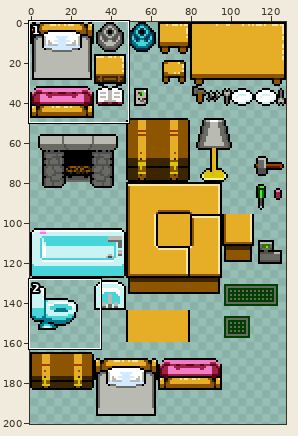
Edited in one commit: sprite sheet (assets/images/interiorDecorations.png). Above: a wide view before the commit, with the close-up outlined.
Close-up. Before the commit:
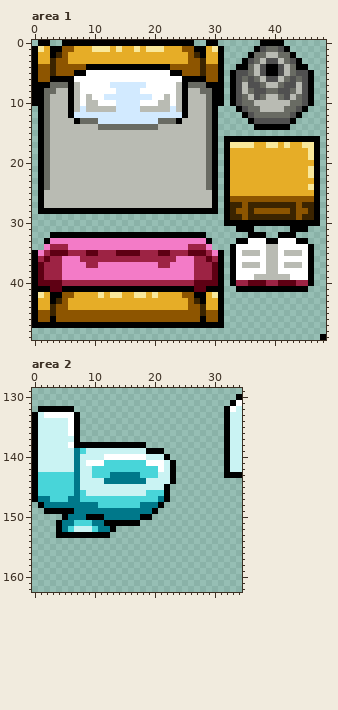
The file is 128x208 pixels. Colours within 5 levels of each other are drawn and written as one. Shown: area 1: x 0..48, y 0..49; area 2: x 0..34, y 129..162. The wide view leaves out empty margins.
And afterwards:
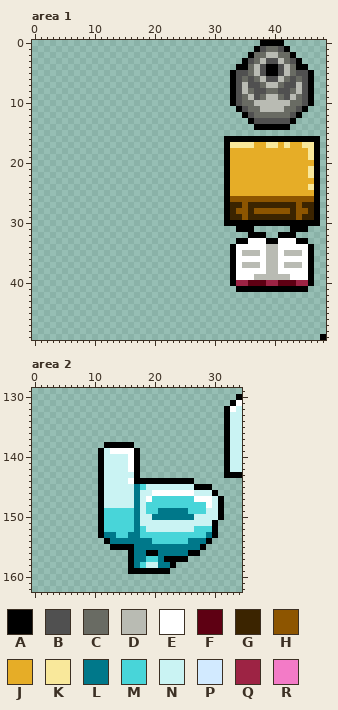
Palette (. is transparent): A #000000  B #505050  C #696b63  D #b9bbb3  E #ffffff  F #5e0013  G #3b2400  H #8d5500  J #e6ad27  K #f9e89b  L #00788a  M #48d5d9  N #caf3f3  P #d2eaff  Q #9d2344  R #f37bc7
From old to new:
--- area 1
@@ x 0..33 @@
- 0 .AA..AAAAAAAAAAAAAAAAAAAAAA..AA...
- 1 AKJAAHHJJJKKKJKJJKJKKKJJJHHAAJKA..
- 2 AJJAGHJJJJJJJJJJJJJJJJJJJJHGAJJA..
- 3 AJJGHHJJJJJJJJJJJJJJJJJJJJHHGJJA..
- 4 AHHGHHHHHAAAAAAAAAAAAAAHHHHHGHHA..
- 5 AHHGHHHAAEEEEEEEEEEEEEEAAHHHGHHA.A
- 6 AHHAAAAEEEEEEEEEEEEEEEEEEAAAAHHA.A
- 7 AAACCCADEEEEEPPPPPPEEEEEDACCCAAA.A
- 8 AACCDDADEEEEEEPPPPEEEEEEDADDCCAA.A
- 9 AACDDDADEDEEPPPPPPPPEEDEDADDDCAA.A
-10 AACDDDADEDDEEEPPPPEEEDDEDADDDCAA.A
-11 .ACDDDADPDDDDDPPPPDDDDDPDADDDCA...
-12 .ACDDDAPPPPPPPPPPPPPPPPPPADDDCA...
-13 .ACDDDDACCCPPPPPPPPPPCCCADDDDCA...
-14 .ACDDDDDDDDCCCCCCCCCCDDDDDDDDCA...
-15 .ACDDDDDDDDDDDDDDDDDDDDDDDDDDCA...
-16 .ACDDDDDDDDDDDDDDDDDDDDDDDDDDCA.AA
-17 .ACDDDDDDDDDDDDDDDDDDDDDDDDDDCA.AK
-18 .ACDDDDDDDDDDDDDDDDDDDDDDDDDDCA.AJ
-19 .ACDDDDDDDDDDDDDDDDDDDDDDDDDDCA.AJ
-20 .ACDDDDDDDDDDDDDDDDDDDDDDDDDDCA.AJ
-21 .ACDDDDDDDDDDDDDDDDDDDDDDDDDDCA.AJ
-22 .ACDDDDDDDDDDDDDDDDDDDDDDDDDDCA.AJ
-23 .ACDDDDDDDDDDDDDDDDDDDDDDDDDDCA.AJ
-24 .ACDDDDDDDDDDDDDDDDDDDDDDDDDDCA.AJ
-25 .ADDDDDDDDDDDDDDDDDDDDDDDDDDDDA.AJ
-26 .ADDDDDDDDDDDDDDDDDDDDDDDDDDDDA.AH
-27 .ADDDDDDDDDDDDDDDDDDDDDDDDDDDDA.AG
-28 .AAAAAAAAAAAAAAAAAAAAAAAAAAAAAA.AG
+ 0 ..................................
+ 1 ..................................
+ 2 ..................................
+ 3 ..................................
+ 4 ..................................
+ 5 .................................A
+ 6 .................................A
+ 7 .................................A
+ 8 .................................A
+ 9 .................................A
+10 .................................A
+11 ..................................
+12 ..................................
+13 ..................................
+14 ..................................
+15 ..................................
+16 ................................AA
+17 ................................AK
+18 ................................AJ
+19 ................................AJ
+20 ................................AJ
+21 ................................AJ
+22 ................................AJ
+23 ................................AJ
+24 ................................AJ
+25 ................................AJ
+26 ................................AH
+27 ................................AG
+28 ................................AG
 29 ................................AG
@@ x 0..33 @@
 31 ..................................
-32 ...AAAAAAAAAAAAAAAAAAAAAAAAAA.....
-33 ..ARRRRRRRRRRRRRRRRRRRRRRRRRRA....
-34 ..RQQQRRRRRRRRRRRRRRRRRRRRQQQR...A
-35 ARQFFFQQQFFQQQFFFFQQQFFQQQFFFQRA.A
-36 AQFQQRRRQQQQQQQQQQQQQQQQRRRQQFQA.A
-37 AFQQQRRRRQQRRRRRRRRRRQQRRRRQQQFA.A
-38 AFQQQRRRRRRRRRRRRRRRRRRRRRRQQQFA.A
-39 AFQQQRRRRRRRRRRRRRRRRRRRRRRQQQFA.A
-40 AFFFFQQQQQQQQQQQQQQQQQQQQQQFFFFA.A
-41 AAAFFAAAAAAAAAAAAAAAAAAAAAAFFAAA..
-42 AKJAAHHJJJJKJKKJJKKJKJJJJHHAAJKA..
-43 AJJAGHJJJJJJJJJJJJJJJJJJJJHGAJJA..
-44 AJJGHHJJJJJJJJJJJJJJJJJJJJHHGJJA..
-45 AHHGHHHHHHHHHHHHHHHHHHHHHHHHGHHA..
-46 AHHAHHHHHHHHHHHHHHHHHHHHHHHHAHHA..
-47 AAAAAAAAAAAAAAAAAAAAAAAAAAAAAAAA..
+32 ..................................
+33 ..................................
+34 .................................A
+35 .................................A
+36 .................................A
+37 .................................A
+38 .................................A
+39 .................................A
+40 .................................A
+41 ..................................
+42 ..................................
+43 ..................................
+44 ..................................
+45 ..................................
+46 ..................................
+47 ..................................
 48 ..................................
--- area 2
@@ x 0..34 @@
 131 .................................AE
-132 .AAAAAA.........................AEN
-133 ANEEEEEA........................ANN
-134 ANNNNNEA........................ANN
-135 ANNNNNEA........................ANN
-136 ANNNNNEA........................ANN
-137 ANNNNNNA........................ANN
-138 ANNNNNEAAAAAAAAAAAA.............ANN
-139 ANNNNNNLMNNNNNNNNNNAAA..........ANN
-140 ANNNNNNLNNNNEEEEEEENNNA.........ANN
-141 ANNNNNNLNEEEMMMMMMMEEENA........ANN
-142 ANNNNNNLNNMMMMMMMMMMMENA........ANN
-143 AMMMMMMLNNMMMLLLLLMMMNNA........AAA
-144 AMMMMMMLNNNNLLLLLLLNNNNA...........
-145 AMMMMMMLNNNNNNNNNNNNNNA............
-146 AMMMMMMLMNNNNNNNNNNMMMA............
-147 ALLMMMLLMMMMMMMMMMMMMLA............
-148 .ALLLLLLLLLMMMMMMMLLLA.............
-149 ..AAAAALLLLLLLLLLLLLA..............
-150 .....ALLLAAALLLLLLAA...............
-151 ....ALLMMMLLAAAAAA.................
-152 ....ALMNNNMLLA.....................
-153 ....AAAAAAAAA......................
-154 ...................................
-155 ...................................
-156 ...................................
-157 ...................................
-158 ...................................
-159 ...................................
+132 ................................AEN
+133 ................................ANN
+134 ................................ANN
+135 ................................ANN
+136 ................................ANN
+137 ................................ANN
+138 ............AAAAA...............ANN
+139 ...........ANEEEEA..............ANN
+140 ...........ANNNNEA..............ANN
+141 ...........ANNNNEA..............ANN
+142 ...........ANNNNEA..............ANN
+143 ...........ANNNNNA..............AAA
+144 ...........ANNNNEAAAAAAAAAA........
+145 ...........ANNNNNLMNNNNNNNNAAA.....
+146 ...........ANNNNNLNNEEEEEEENNNA....
+147 ...........ANNNNNLNEMMMMMMMEEENA...
+148 ...........ANNNNNLNMMMMMMMMMMENA...
+149 ...........AMMMMMLNMMLLLLLMMMNNA...
+150 ...........AMMMMMLNNLLLLLLLNNNNA...
+151 ...........AMMMMMLNNNNNNNNNNNNA....
+152 ...........AMMMMMLMNNNNNNNNMMMA....
+153 ...........ALLMMLLMMMMMMMMMMMLA....
+154 ............ALLLLLLLMMMMMMLLLA.....
+155 .............AAAALLLLLLLLLLLA......
+156 ................ALLAALLLLLAA.......
+157 ................ALLMMLAAAA.........
+158 ................ALMNNLLA...........
+159 ................AAAAAAA............
 160 ...................................
Boxes around the changes in both close-ups, in picture pixels (x1, y1, x2, y2):
erased: (32, 40, 224, 328)
changed: (32, 406, 224, 574)
